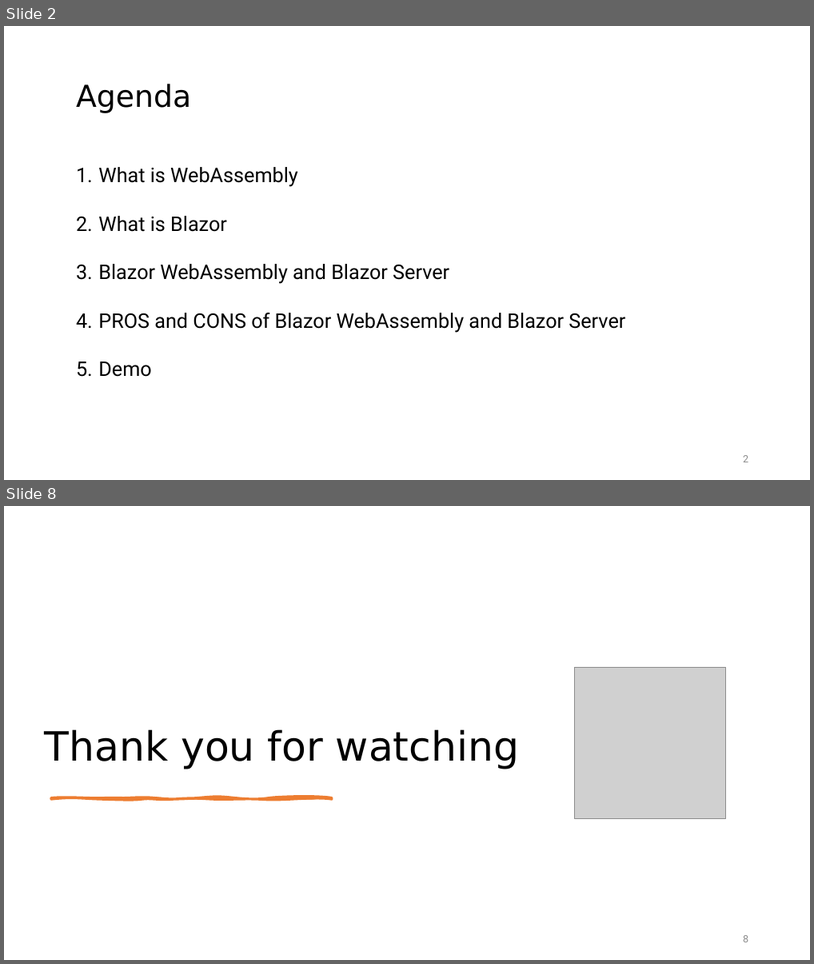
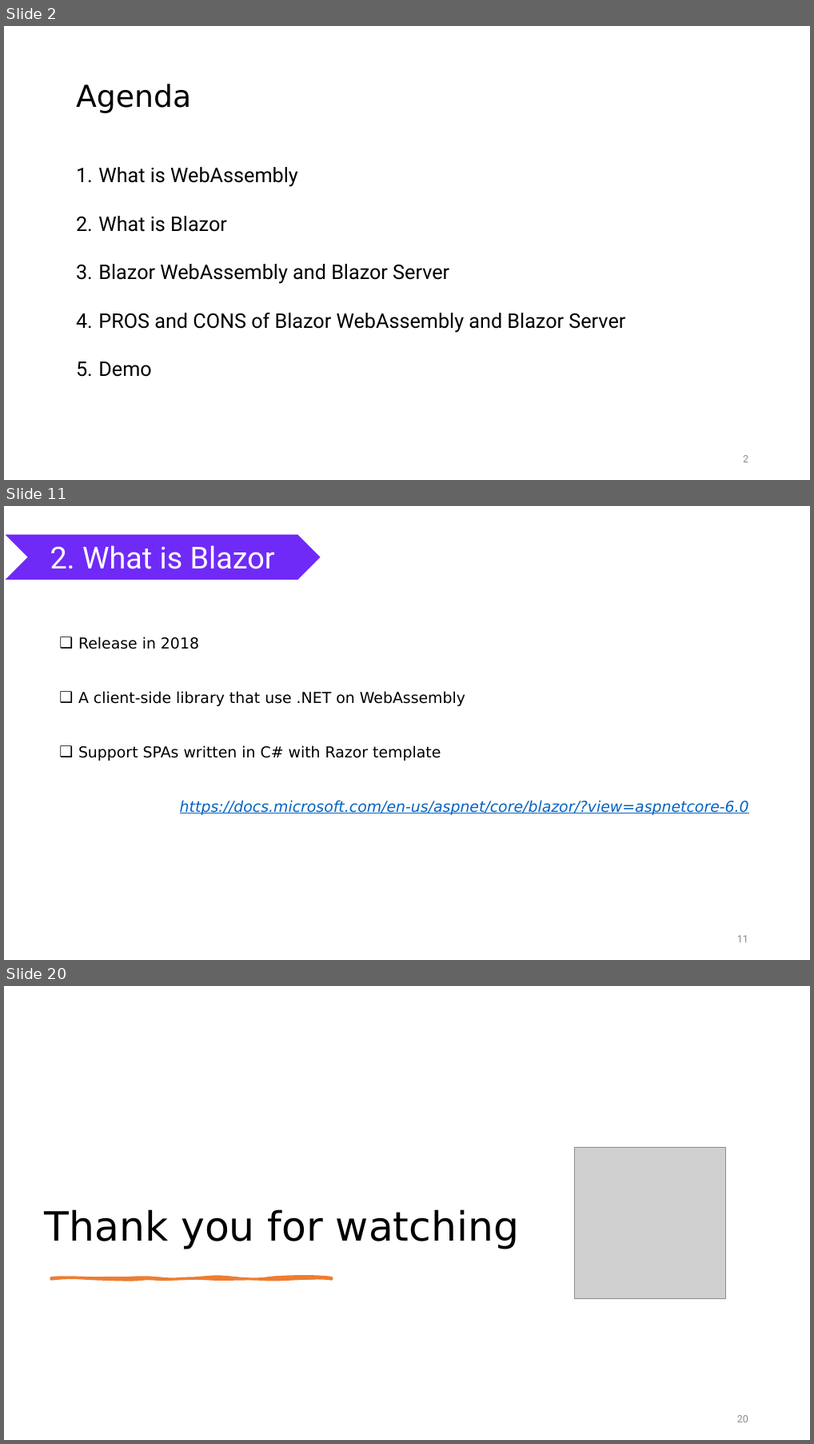
Before and after one commit to nguyenhoanthienit/blazor, a slide deck: Documents/seminar.pptx. Shown one above the other, each under a label of ours: slides 2 and 8 before the commit, slides 2, 11 and 20 after it; the slides between them are not shown. The pictures are 814x964 and 814x1444 pixels, drawn with LibreOffice and Linux fonts; fonts in the diff are those of the drawing; grey boxes stand for pictures. Boxes give left, top, right and bottom in pixels: in the first picture for what was removed or moved away, otherwise in the second. Text is boxed around its words. In the diff, an @@ line names an element or a change of style, - is before the commit and + after.

```diff
--- a/Documents/seminar.pptx
+++ b/Documents/seminar.pptx
@@ slide 11 added at <box>4,506,810,960</box>, background #FFFFFF @@
@@ chevron added at <box>4,535,322,580</box>, fill #702AF7, outline #FFFFFF 1 pt, 36 pt, text #FFFFFF @@
+2. What is Blazor
@@ text added at <box>78,636,750,815</box>, 18 pt, text #000000 @@
+❑ Release in 2018
+❑ A client-side library that use .NET on WebAssembly
+❑ Support SPAs written in C# with Razor template
+https://docs.microsoft.com/en-us/aspnet/core/blazor/?view=aspnetcore-6.0
@@ page number added at <box>738,935,749,942</box>, 12 pt, text #8C8C8C @@
+11
@@ what was slide 8 is now slide 20 @@
@@ page number at <box>738,1415,749,1422</box>: text changed @@
-8
+20
```
Also in this commit, not shown: 4 slides changed, 12 other slides added, 1 slide removed, 11 other files.
